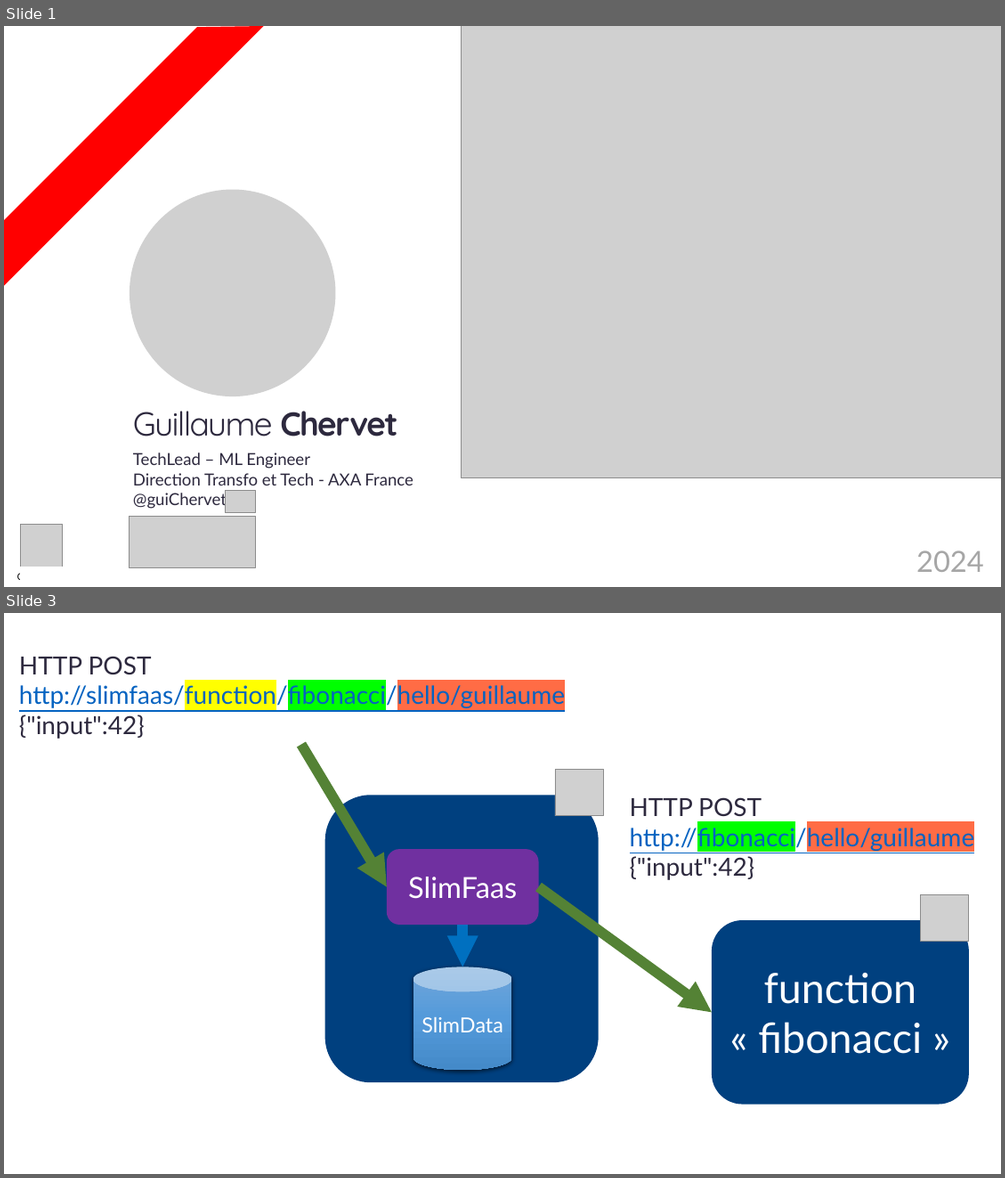
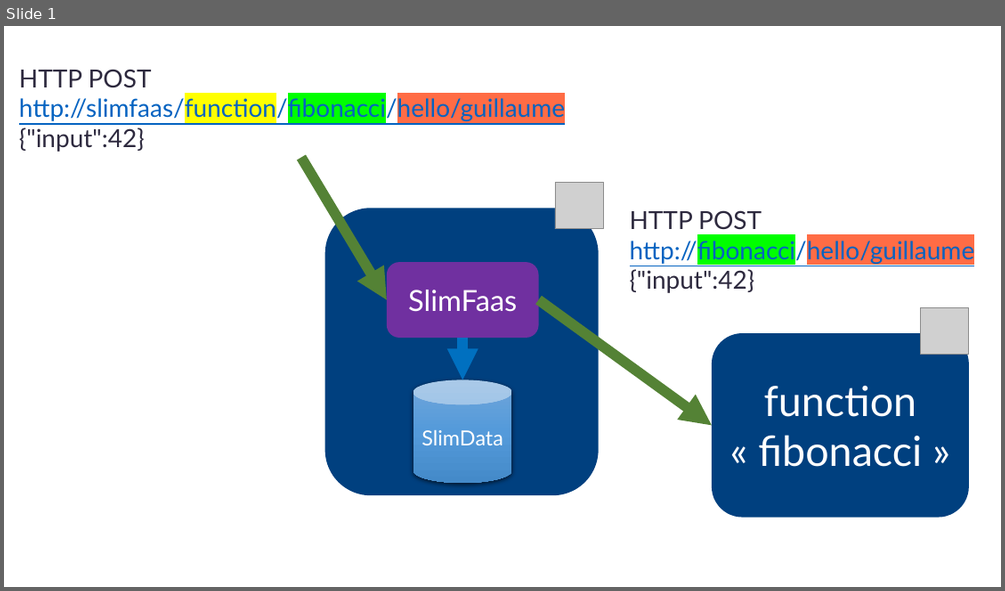
Before and after one commit to AxaFrance/SlimFaas, a slide deck: documentation/slimfaas.pptx. Shown one above the other, each under a label of ours: slides 1 and 3 before the commit, slide 1 after it; the slides between them are not shown. The pictures are 1005x1178 and 1005x591 pixels, drawn with LibreOffice and Linux fonts; fonts in the diff are those of the drawing; grey boxes stand for pictures. Boxes give left, top, right and bottom in pixels: in the first picture for what was removed or moved away, otherwise in the second. Text is boxed around its words. In the diff, an @@ line names an element or a change of style, - is before the commit and + after.

```diff
--- a/documentation/slimfaas.pptx
+++ b/documentation/slimfaas.pptx
@@ slide 1 removed at [4,26,1001,587], background #FFFFFF @@
@@ freeform shape removed at [4,26,264,286] @@
@@ picture removed at [461,26,1001,478] @@
@@ picture removed at [129,190,336,397] @@
@@ text removed at [133,410,397,436] @@
-Guillaume Chervet
@@ text removed at [133,452,413,508] @@
-TechLead – ML Engineer
-Direction Transfo et Tech - AXA France
-@guiChervet
@@ picture removed at [226,490,256,512] @@
@@ picture removed at [20,524,63,566] @@
@@ picture removed at [129,516,255,567] @@
@@ text removed at [916,550,984,572] @@
-2024
@@ text removed at [17,572,72,580] @@
-Classification : Public
@@ rectangle removed at [20,566,536,587] @@
@@ what was slide 3 is now slide 1 @@
```
Also in this commit, not shown: 1 slide added, 1 other slide removed, 7 other files.
